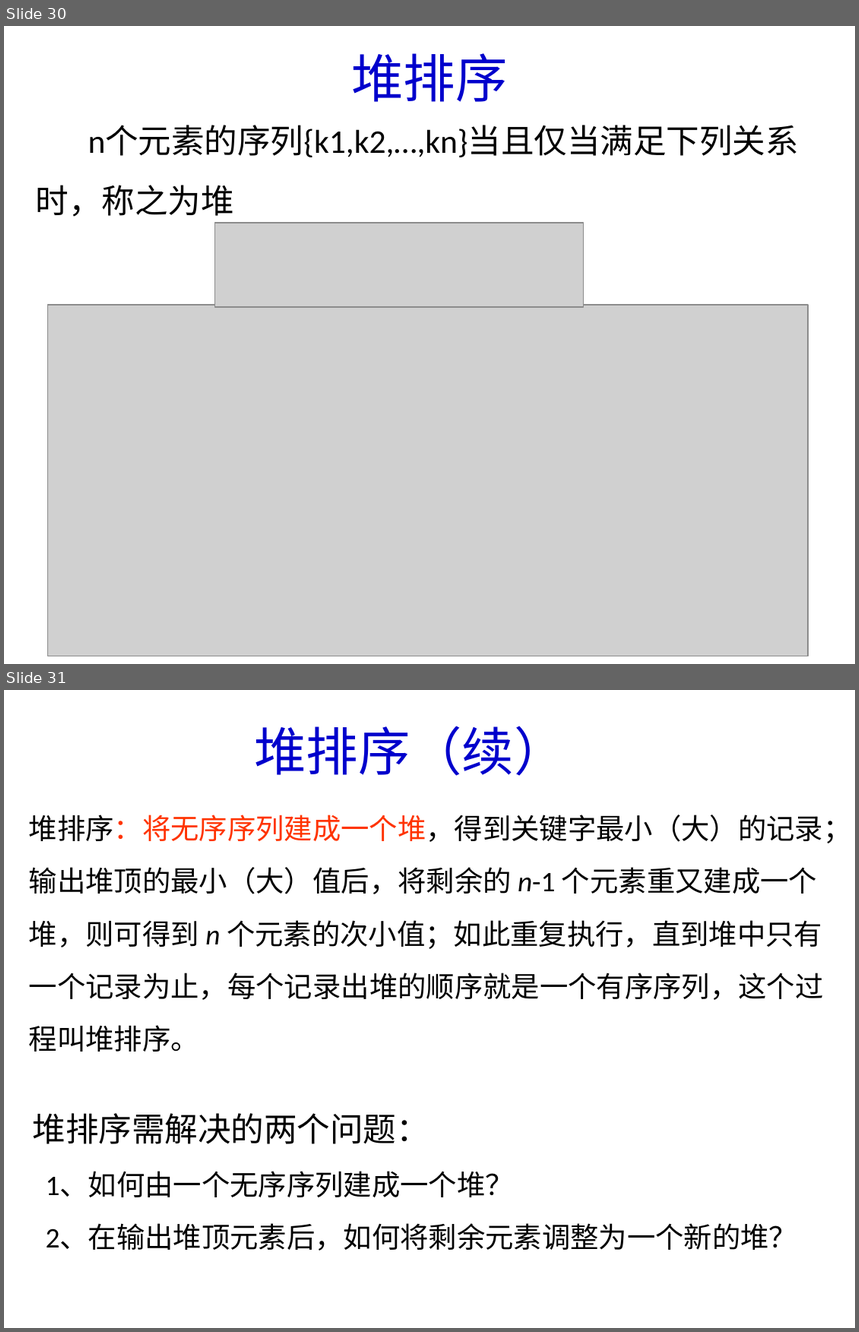
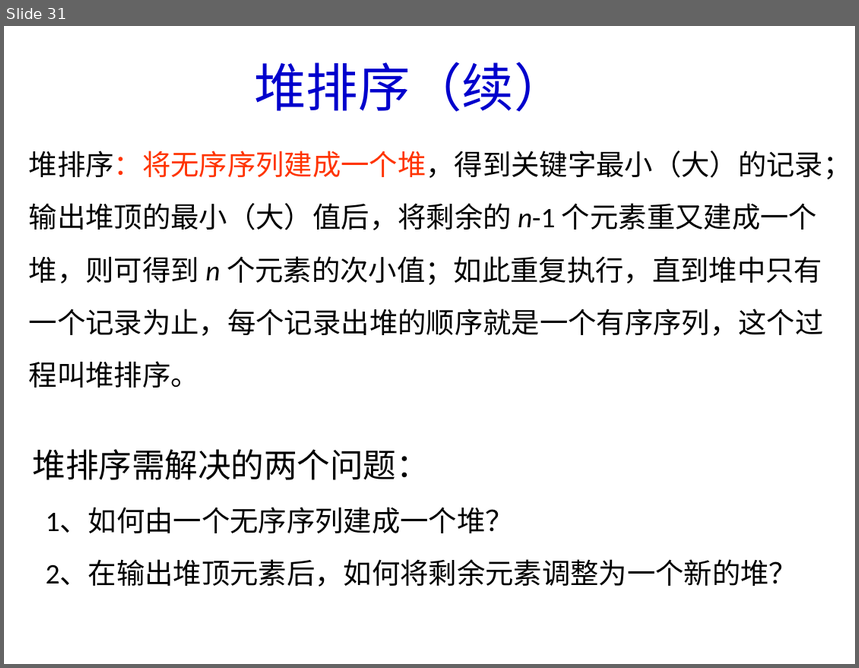
Before and after one commit to Gempittance/Data_Structur_Build, a slide deck: 数据结构PPT/ds10.pptx. Shown one above the other, each under a label of ours: slides 30 and 31 before the commit, slide 31 after it. The pictures are 859x1332 and 859x668 pixels, drawn with LibreOffice and Linux fonts; fonts in the diff are those of the drawing; grey boxes stand for pictures. Boxes give left, top, right and bottom in pixels: in the first picture for what was removed or moved away, otherwise in the second. Text is boxed around its words. In the diff, an @@ line names an element or a change of style, - is before the commit and + after.

```diff
--- a/数据结构PPT/ds10.pptx
+++ b/数据结构PPT/ds10.pptx
@@ slide 30 removed at bbox=[4, 26, 855, 664], background #FFFFFF @@
@@ title removed at bbox=[351, 53, 507, 102] @@
-堆排序
@@ text removed at bbox=[36, 126, 799, 217] @@
-n个元素的序列{k1,k2,…,kn}当且仅当满足下列关系时，称之为堆
@@ picture removed at bbox=[215, 223, 584, 307] @@
@@ picture removed at bbox=[47, 305, 808, 657] @@
```
Also in this commit, not shown: 3 slides added, 1 other slide removed.
